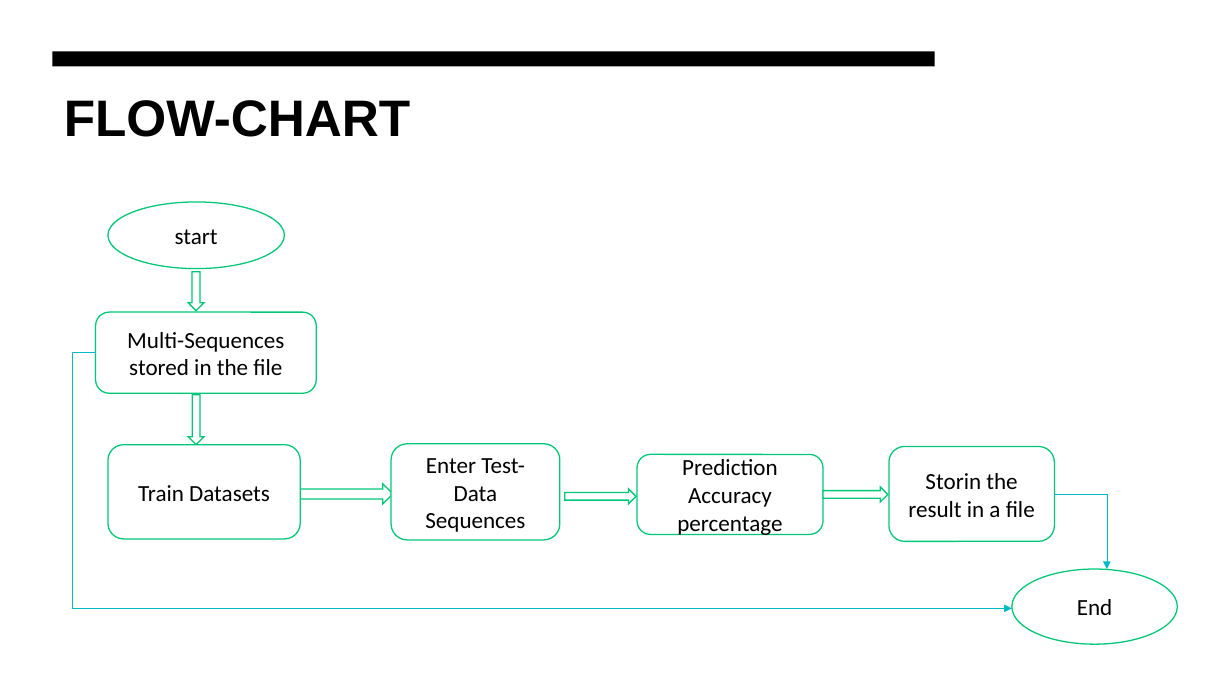
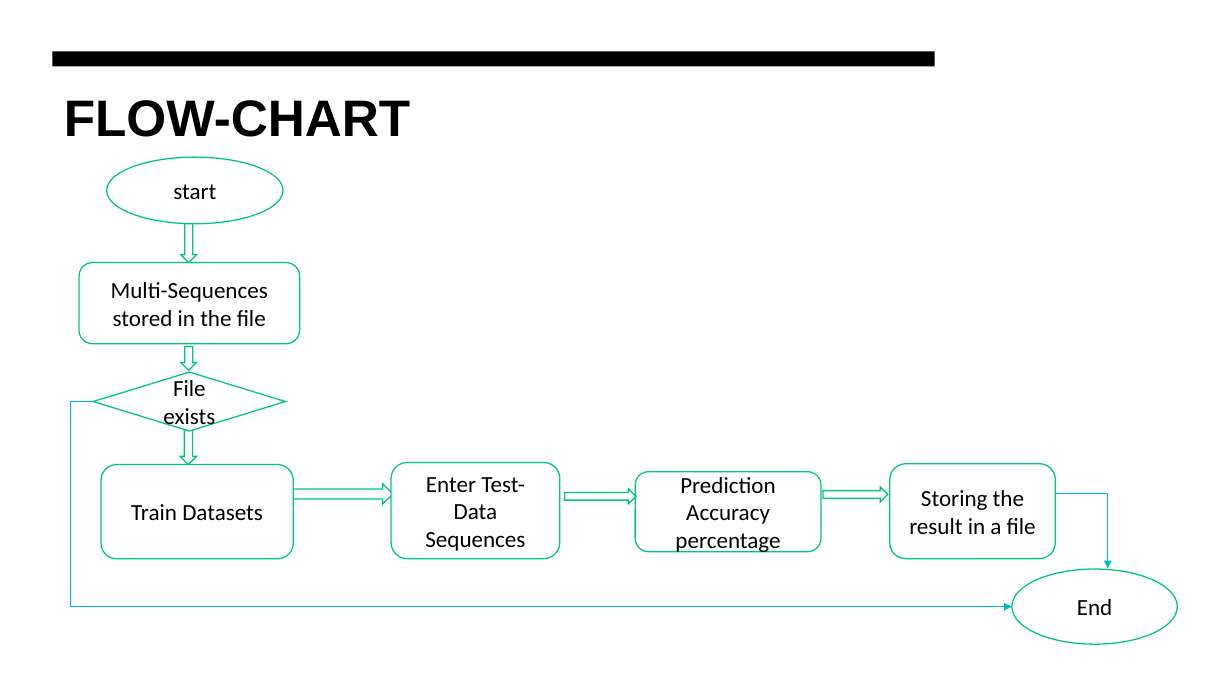
Before and after one commit to faizmohammedkhan7/neocortexapi, a slide deck: slide 12 of source/MySEProject/Documentation/ML-22-23-15 Approve Prediction of Multisequence Learning .pptx (slide 8 before the commit). Drawn at 1232x693 pixels with LibreOffice and Linux fonts; fonts in the diff are those of the drawing. Boxes give left, top, right and bottom in pixels: in the first picture for what was removed or moved away, otherwise in the second. Text is boxed around its words. In the diff, an @@ line names an element or a change of style, - is before the commit and + after.

Commit message:
updated the presentation

```diff
--- a/source/MySEProject/Documentation/ML-22-23-15 Approve Prediction of Multisequence Learning .pptx
+++ b/source/MySEProject/Documentation/ML-22-23-15 Approve Prediction of Multisequence Learning .pptx
@@ ellipse "start": place and size @@
-ellipse "start" at (108, 202, 285, 269)
+ellipse "start" at (106, 157, 283, 224)
@@ down arrow: place and size @@
-down arrow at (189, 272, 204, 311)
+down arrow at (181, 224, 197, 262)
@@ rounded rectangle "Multi-Sequences stored in the file": place and size @@
-rounded rectangle "Multi-Sequences stored in the file" at (95, 312, 316, 394)
+rounded rectangle "Multi-Sequences stored in the file" at (79, 262, 300, 344)
@@ down arrow added at (181, 347, 197, 371), fill #FFFFFF, outline #00C777 1 pt @@
@@ diamond added at (93, 372, 286, 432), fill #FFFFFF, outline #00C777 1 pt, 18 pt, text #000000 @@
+File exists
@@ elbow arrow moved from (95, 353) - (1012, 608) to (93, 402) - (1012, 607) @@
@@ down arrow: place and size @@
-down arrow at (189, 395, 204, 445)
+down arrow at (180, 430, 197, 465)
@@ rounded rectangle "Train Datasets": place and size @@
-rounded rectangle "Train Datasets" at (108, 445, 300, 539)
+rounded rectangle "Train Datasets" at (101, 465, 293, 559)
@@ rounded rectangle "Enter Test-Data Sequences": place and size @@
-rounded rectangle "Enter Test-Data Sequences" at (391, 444, 560, 540)
+rounded rectangle "Enter Test-Data Sequences" at (391, 463, 560, 559)
@@ rounded rectangle "Prediction Accuracy percentage": place and size @@
-rounded rectangle "Prediction Accuracy percentage" at (638, 455, 823, 535)
+rounded rectangle "Prediction Accuracy percentage" at (635, 472, 821, 553)
@@ rounded rectangle "Storing the result in a ...": place and size @@
-rounded rectangle "Storing the result in a ..." at (889, 446, 1055, 542)
+rounded rectangle "Storing the result in a ..." at (890, 464, 1055, 559)
@@ text in rounded rectangle at (909, 490, 1036, 534): text changed @@
-Storin the result in a file
+Storing the result in a file
@@ elbow arrow (1055, 494) - (1108, 568): route changed @@
```
Also in this commit, not shown: 5 slides added, 1 slide removed.
